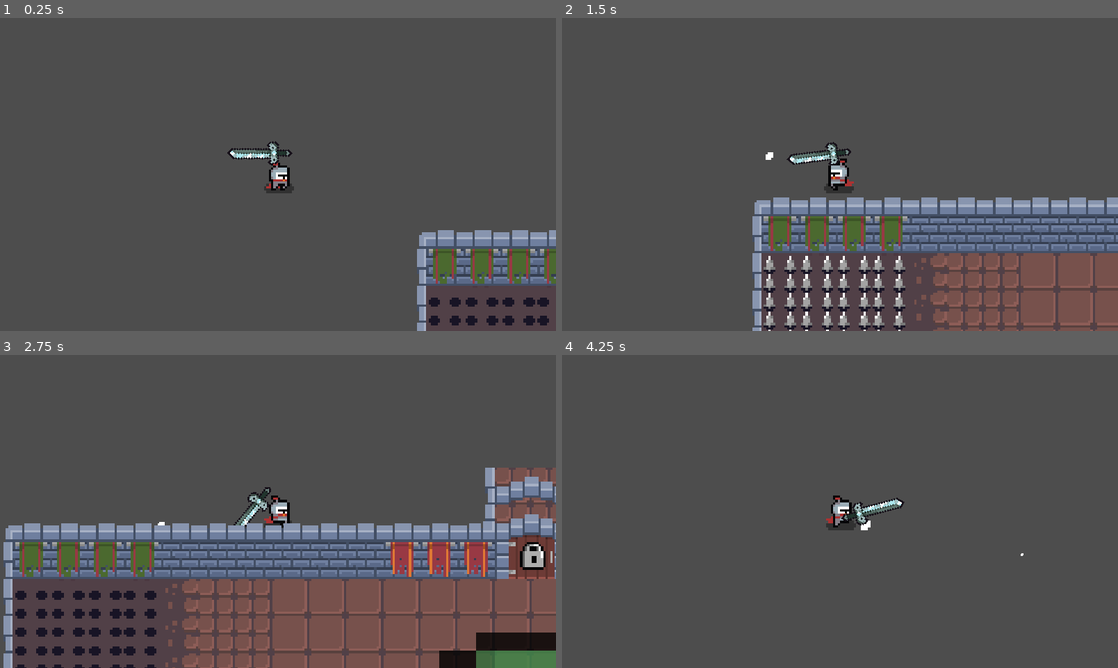
Above: before the commit, frames 1-4 (two rows, left to right).
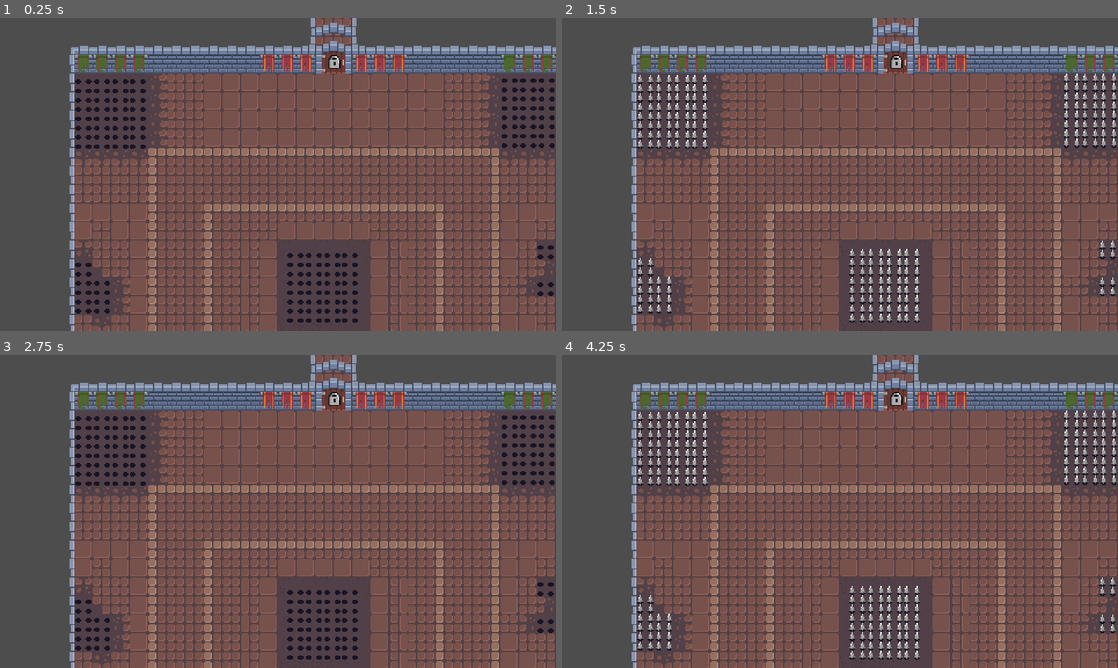
Above: after the commit, the same moments.

Repository: JNneko-S/Godot-RougelikeProject
Game: Godot game, scene res://Rooms/BossRoom1.tscn
The game is run twice, just before and just after one commit, with the same random seed, the same clock (stepped at 60 frames per second) and the same inputs. This scene is started directly instead of the project's main scene.
Inputs (mouse positions are in pixels of both pictures, inside the frame that each line leads up to):
- Up to frame 1 (0.25 s): no input
- Up to frame 2 (1.5 s): move the mouse to (962, 158) at 0.52 s; hold D (UI_Right) 0.53-1.28 s; click (962, 158) at 0.6 s; move the mouse to (728, 190) at 1.27 s; hold S (UI_Back) from 1.28 s (still down); tap Mouse wheel up (UI_next_weapon) at 1.35 s
- Up to frame 3 (2.75 s): move the mouse to (333, 442) at 2.02 s; release S (UI_Back) at 2.03 s; hold D (UI_Right) from 2.03 s (still down); tap Mouse wheel down (UI_previous_weapon) at 2.1 s
- Up to frame 4 (4.25 s): move the mouse to (812, 574) at 2.77 s; release D (UI_Right) at 2.78 s; hold W (UI_Up) 2.78-3.53 s; tap Q (UI_throw) at 2.85 s; move the mouse to (1006, 558) at 3.52 s; hold A (UI_Left) from 3.53 s (still down); click (1006, 558) at 3.6 s

The runs differ from the first frame. In frame 1, 54% of the frame differs, in the area x 12-100%, y 0-100%; in frame 2, 57%; in frame 3, 60%, in the area x 0-100%, y 0-100%; in frame 4, 54%.

Commit message:
Update BossRoom1.tscn

Diff:
--- a/Rougelike_Project/Rooms/BossRoom1.tscn
+++ b/Rougelike_Project/Rooms/BossRoom1.tscn
@@ -1,12 +1,10 @@
-[gd_scene load_steps=9 format=3 uid="uid://2rr3boex0eum"]
+[gd_scene load_steps=7 format=3 uid="uid://2rr3boex0eum"]
 
 [ext_resource type="PackedScene" uid="uid://wlxa345n3fp8" path="res://Rooms/Room.tscn" id="1_u8gm6"]
 [ext_resource type="Script" path="res://Rooms/BossRoom1.gd" id="2_argp8"]
 [ext_resource type="PackedScene" uid="uid://by1eeq8uuog5e" path="res://door.tscn" id="2_pg43n"]
 [ext_resource type="PackedScene" uid="uid://gc2ngnexvl7s" path="res://Rooms/Spike/spikes.tscn" id="3_fjm72"]
 [ext_resource type="AudioStream" uid="uid://htj4iihuoeb3" path="res://Music/jackolantern-2024.mp3" id="5_0b3um"]
-[ext_resource type="PackedScene" uid="uid://bka0tlem72mwh" path="res://Character/Player/player.tscn" id="6_08j4a"]
-[ext_resource type="PackedScene" uid="uid://bp0gdy7qt4cc0" path="res://Enemies/BOSS/Slime/slime_boss.tscn" id="7_il51e"]
 
 [sub_resource type="RectangleShape2D" id="RectangleShape2D_6q1it"]
 size = Vector2(32, 16)
@@ -317,9 +315,4 @@
 [node name="BossAudioPlayer" type="AudioStreamPlayer" parent="." index="8"]
 stream = ExtResource("5_0b3um")
 
-[node name="Player" parent="." index="9" instance=ExtResource("6_08j4a")]
-
-[node name="SlimeBoss" parent="." index="10" instance=ExtResource("7_il51e")]
-position = Vector2(288, 111)
-
 [connection signal="body_entered" from="PlayerDetector" to="." method="_on_player_detector_body_entered"]
